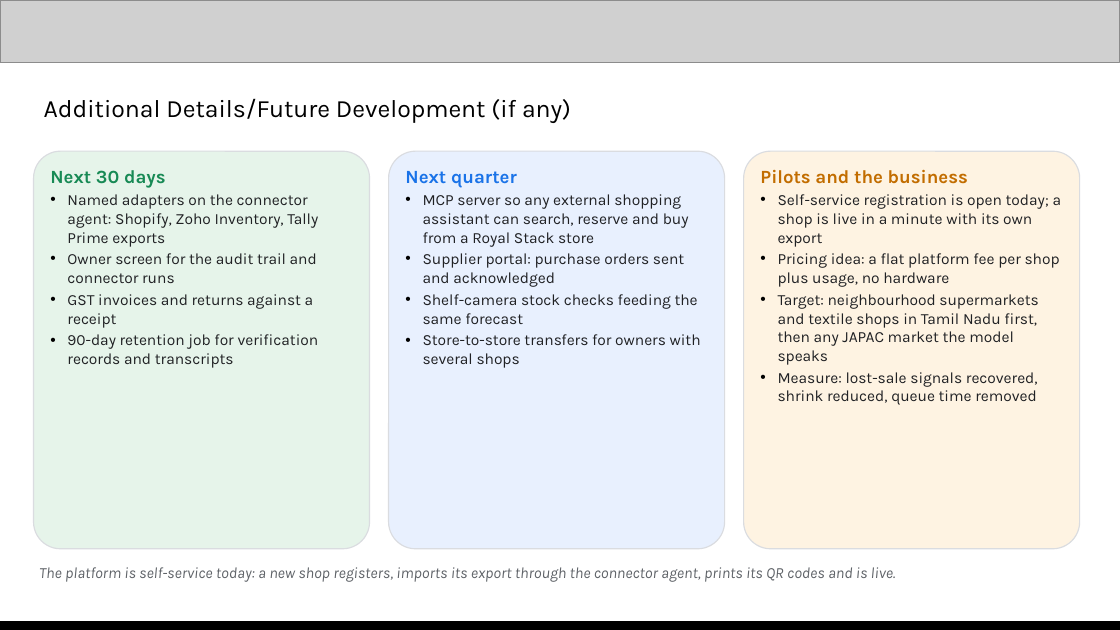
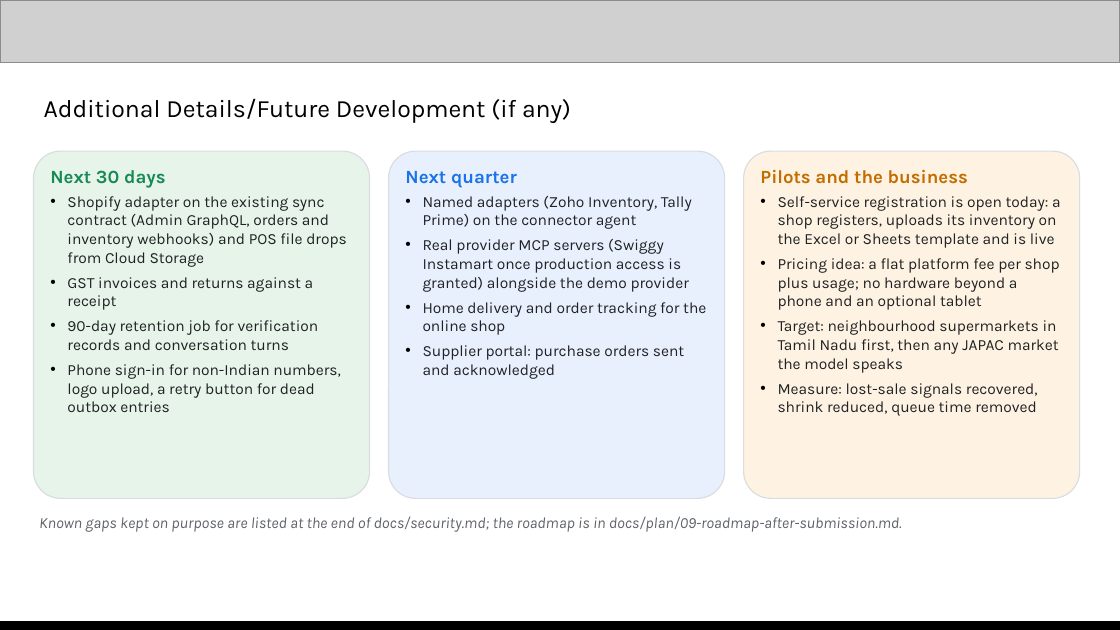
Before and after one commit to DSsathish/royalstack_aibuilderhackathon, a slide deck: slide 12 of Royal Stack | AI Builder Cup submission.pptx. Drawn at 1120x630 pixels with LibreOffice and Linux fonts; fonts in the diff are those of the drawing; grey boxes stand for pictures. Boxes give left, top, right and bottom in pixels: in the first picture for what was removed or moved away, otherwise in the second. Text is boxed around its words. In the diff, an @@ line names an element or a change of style, - is before the commit and + after.

```diff
--- a/Royal Stack | AI Builder Cup submission.pptx
+++ b/Royal Stack | AI Builder Cup submission.pptx
@@ rounded rectangle "Next 30 days": place and size @@
-rounded rectangle "Next 30 days" at box(34, 151, 370, 549)
+rounded rectangle "Next 30 days" at box(34, 151, 370, 498)
@@ text in rounded rectangle at box(50, 170, 314, 310): more space between paragraphs @@
@@ rounded rectangle "Next quarter": place and size @@
-rounded rectangle "Next quarter" at box(389, 151, 725, 549)
+rounded rectangle "Next quarter" at box(389, 151, 725, 498)
@@ text in rounded rectangle at box(405, 171, 684, 379): more space between paragraphs @@
@@ rounded rectangle "Pilots and the business": place and size @@
-rounded rectangle "Pilots and the business" at box(744, 151, 1080, 549)
+rounded rectangle "Pilots and the business" at box(744, 151, 1080, 498)
@@ text in rounded rectangle at box(760, 169, 1038, 416): more space between paragraphs @@
@@ text in rounded rectangle at box(67, 196, 346, 267): text changed @@
-• Named adapters on the connector agent: Shopify, Zoho Inventory, Tally Prime exports
-• Owner screen for the audit trail and connector runs
+• Shopify adapter on the existing sync contract (Admin GraphQL, orders and inventory webhooks) and POS file drops from Cloud Storage
@@ text in rounded rectangle at box(423, 196, 706, 335): text changed @@
-• MCP server so any external shopping assistant can search, reserve and buy from a Royal Stack store
+• Named adapters (Zoho Inventory, Tally Prime) on the connector agent
+• Real provider MCP servers (Swiggy Instamart once production access is granted) alongside the demo provider
+• Home delivery and order tracking for the online shop
@@ text in rounded rectangle at box(778, 196, 1061, 373): text changed @@
-• Self-service registration is open today; a shop is live in a minute with its own export
-• Pricing idea: a flat platform fee per shop plus usage, no hardware
-• Target: neighbourhood supermarkets and textile shops in Tamil Nadu first, then any JAPAC market the model speaks
+• Self-service registration is open today: a shop registers, uploads its inventory on the Excel or Sheets template and is live
+• Pricing idea: a flat platform fee per shop plus usage; no hardware beyond a phone and an optional tablet
+• Target: neighbourhood supermarkets in Tamil Nadu first, then any JAPAC market the model speaks
@@ text in rounded rectangle at box(423, 294, 701, 368): paragraphs removed @@
-• Shelf-camera stock checks feeding the same forecast
-• Store-to-store transfers for owners with several shops
@@ text in rounded rectangle at box(67, 320, 340, 412): text changed @@
-• 90-day retention job for verification records and transcripts
+• 90-day retention job for verification records and conversation turns
+• Phone sign-in for non-Indian numbers, logo upload, a retry button for dead outbox entries
@@ text at box(39, 516, 902, 532): text changed @@
-The platform is self-service today: a new shop registers, imports its export through the connector agent, prints its QR codes and is live.
+Known gaps kept on purpose are listed at the end of docs/security.md; the roadmap is in docs/plan/09-roadmap-after-submission.md.
```
Also in this commit, not shown: 13 other slides changed, 3 other files.
